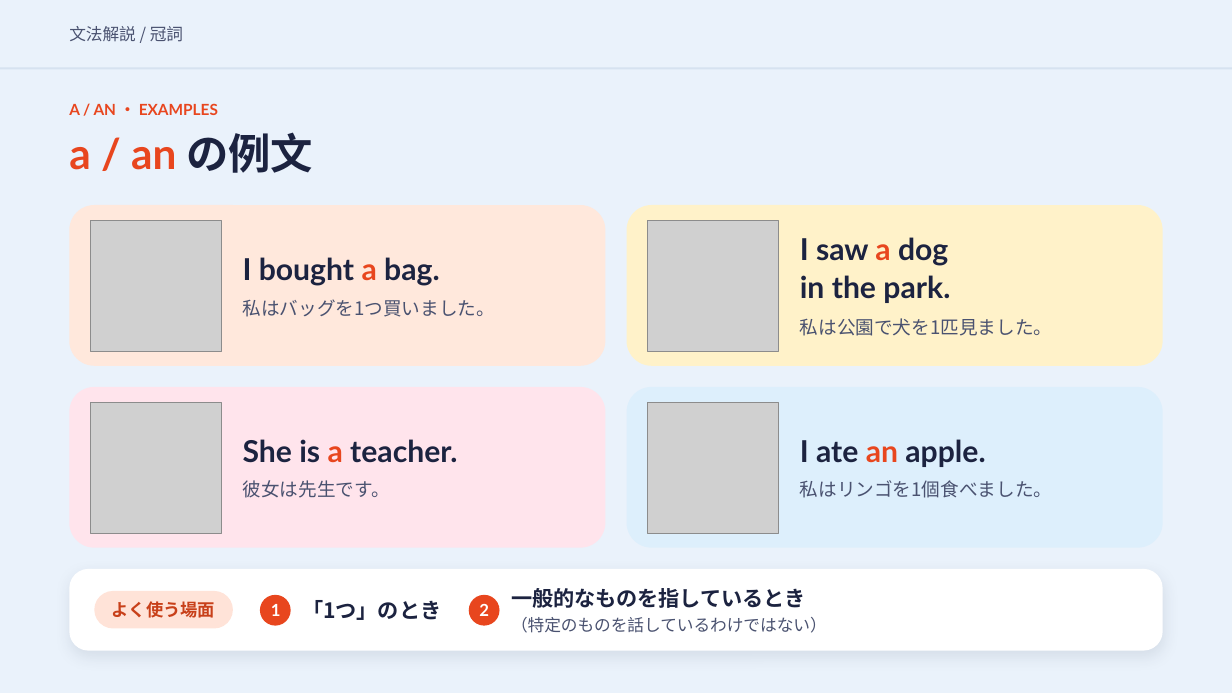
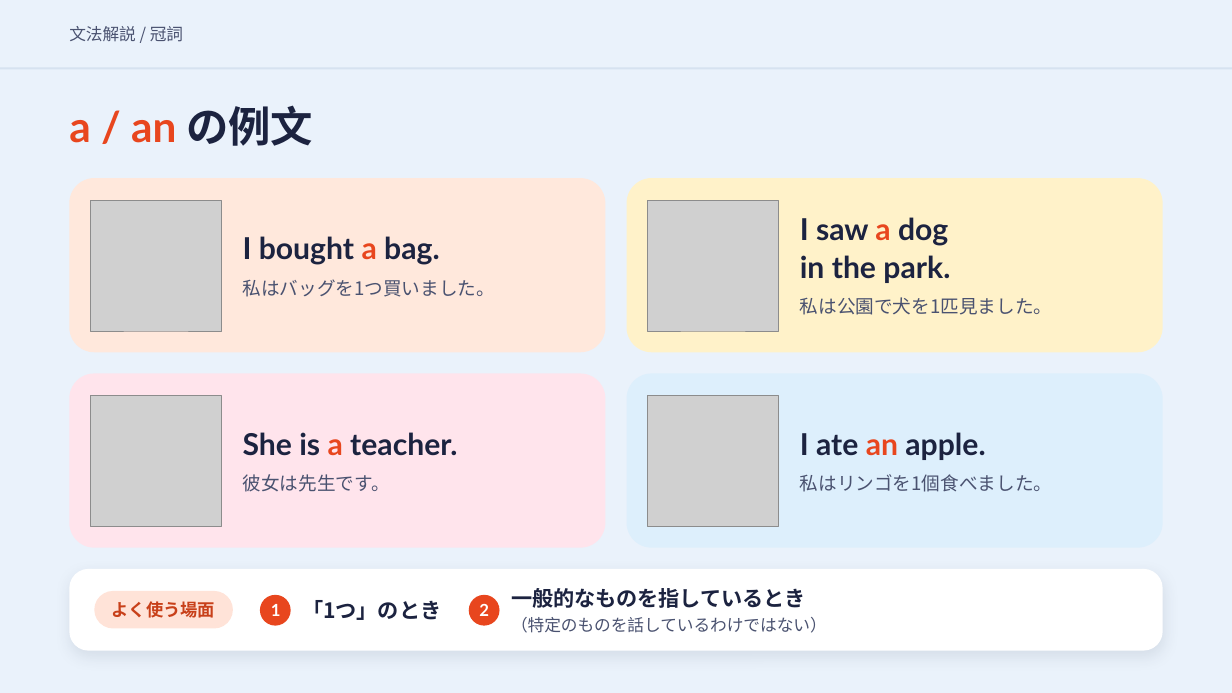
Before and after one commit to hinakajisaki-dev/hina-english, a slide deck: slide 5 of matome/a-the/a-the-slides.pptx. Drawn at 1232x693 pixels with LibreOffice and Linux fonts; fonts in the diff are those of the drawing; grey boxes stand for pictures. Boxes give left, top, right and bottom in pixels: in the first picture for what was removed or moved away, otherwise in the second. Text is boxed around its words. In the diff, an @@ line names an element or a change of style, - is before the commit and + after.

```diff
--- a/matome/a-the/a-the-slides.pptx
+++ b/matome/a-the/a-the-slides.pptx
@@ text "a / an の例文": place and size @@
-text "a / an の例文" at (69, 132, 313, 173)
+text "a / an の例文" at (69, 105, 313, 146)
@@ text removed at (69, 103, 218, 115) @@
-A / AN ・ EXAMPLES
@@ rounded rectangle: place and size @@
-rounded rectangle at (69, 205, 605, 366)
+rounded rectangle at (69, 178, 605, 353)
@@ proportions changed in 4 elements at (69, 373, 605, 548), (627, 373, 1163, 548), (69, 178, 605, 353), (627, 178, 1163, 353) @@
@@ rounded rectangle: place and size @@
-rounded rectangle at (627, 205, 1163, 366)
+rounded rectangle at (627, 178, 1163, 353)
@@ 5 texts, 2 pictures: place and size @@
-5 texts, 2 pictures at (91, 221, 1053, 352)
+5 texts, 2 pictures at (91, 201, 1053, 332)
@@ rounded rectangle: place and size @@
-rounded rectangle at (69, 387, 605, 548)
+rounded rectangle at (69, 373, 605, 548)
@@ rounded rectangle: place and size @@
-rounded rectangle at (627, 387, 1163, 548)
+rounded rectangle at (627, 373, 1163, 548)
@@ text "She is a teacher.": place and size @@
-text "She is a teacher." at (243, 439, 457, 463)
+text "She is a teacher." at (243, 432, 457, 456)
@@ text "I ate an apple.": place and size @@
-text "I ate an apple." at (800, 439, 985, 467)
+text "I ate an apple." at (800, 432, 985, 460)
@@ 2 pictures, 2 texts: place and size @@
-2 pictures, 2 texts at (91, 402, 1053, 533)
+2 pictures, 2 texts at (91, 396, 1053, 527)
```
Also in this commit, not shown: 14 other slides changed, 2 other files.
